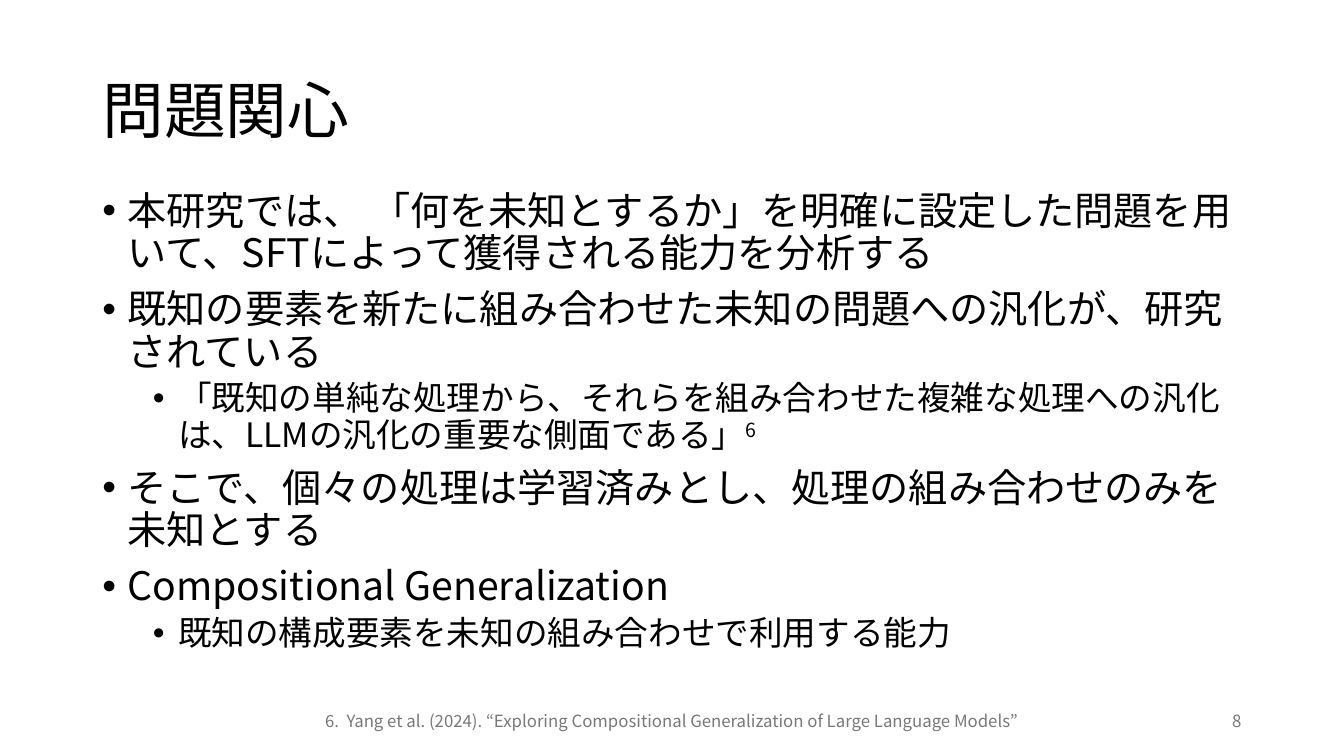
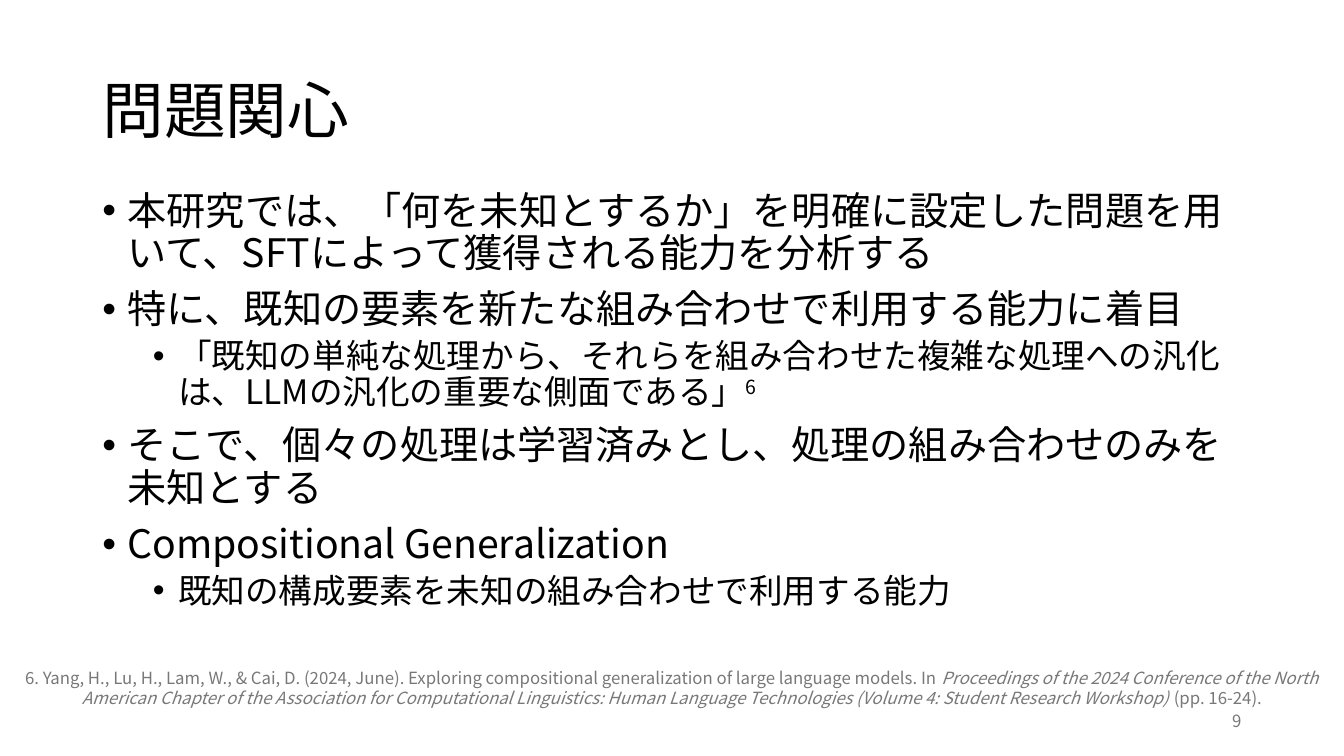
Before and after one commit to rollotea/array-task, a slide deck: slide 9 of 生成AIの追加学習による問題.pptx (slide 8 before the commit). Drawn at 1344x756 pixels with LibreOffice and Linux fonts; fonts in the diff are those of the drawing. Boxes give left, top, right and bottom in pixels: in the first picture for what was removed or moved away, otherwise in the second. Text is boxed around its words. In the diff, an @@ line names an element or a change of style, - is before the commit and + after.

```diff
--- a/生成AIの追加学習による問題.pptx
+++ b/生成AIの追加学習による問題.pptx
@@ text at box(128, 191, 1223, 327): text changed @@
-• 本研究では、 「何を未知とするか」を明確に設定した問題を用いて、SFTによって獲得される能力を分析する
-• 既知の要素を新たに組み合わせた未知の問題への汎化が、研究されている
+• 本研究では、「何を未知とするか」を明確に設定した問題を用いて、SFTによって獲得される能力を分析する
+• 特に、既知の要素を新たな組み合わせで利用する能力に着目
@@ text at box(25, 670, 1318, 708): text changed; italic on @@
-6. Yang et al. (2024). “Exploring Compositional Generalization of Large Language Models”
+6. Yang, H., Lu, H., Lam, W., & Cai, D. (2024, June). Exploring compositional generalization of large language models. In Proceedings of the 2024 Conference of the North American Chapter of the Association for Computational Linguistics: Human Language Technologies (Volume 4: Student Research Workshop) (pp. 16-24).
@@ page number at box(1232, 714, 1241, 727): text changed @@
-8
+9
```
Also in this commit, not shown: 26 other slides changed, 8 slides added, 5 slides removed, 6 other files.
